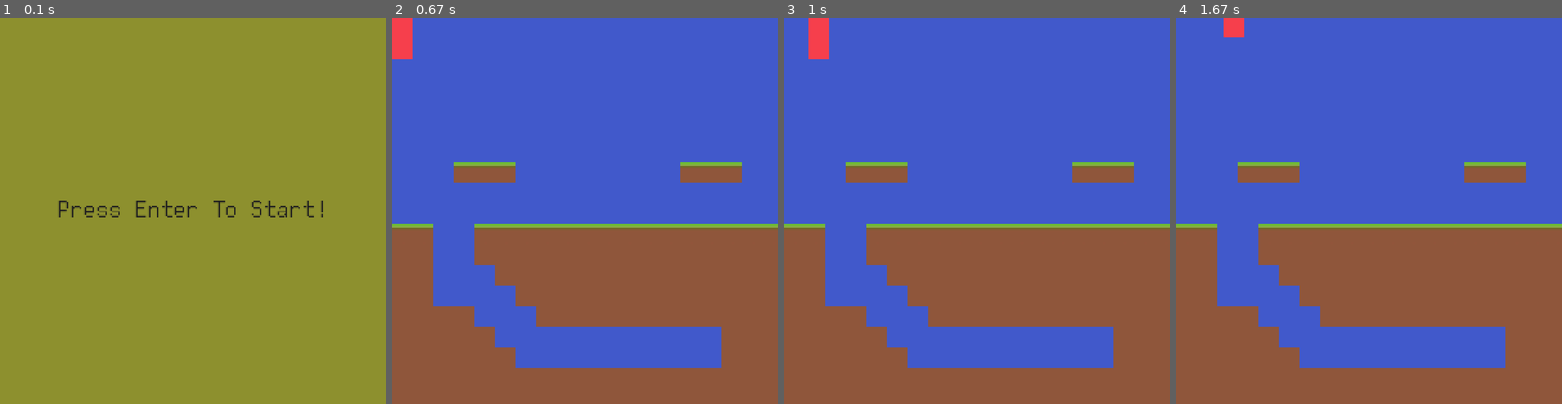
Above: before the commit, frames 1-4 (left to right).
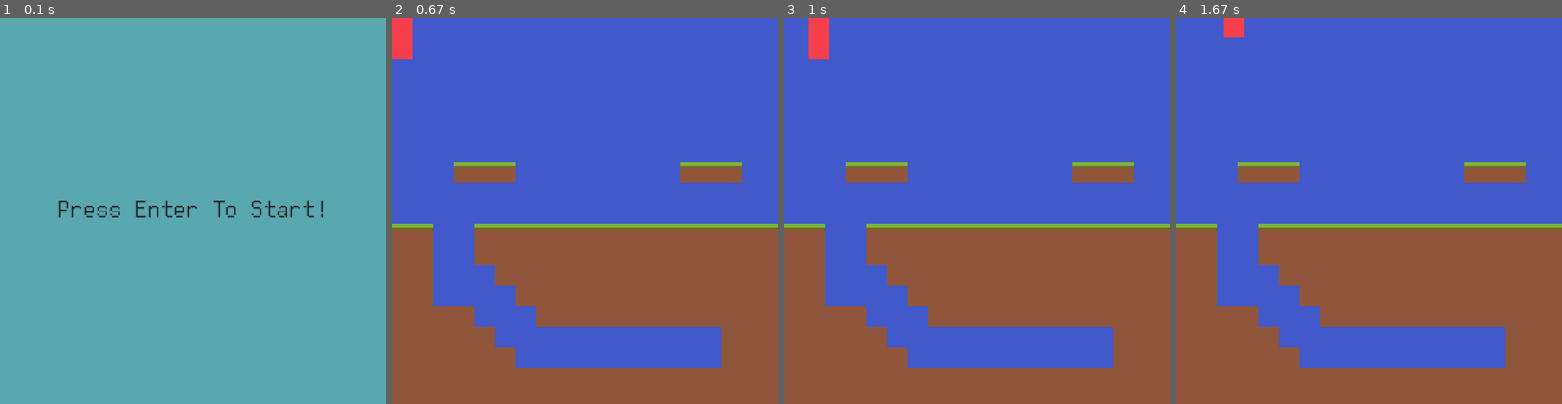
Above: after the commit, the same moments.

Repository: Sweetkubuni/pygame_jam
Game: pygame game, started from hub.py
The game is run twice, just before and just after one commit, with the same random seed, the same clock (stepped at 60 frames per second) and the same inputs.
Inputs:
- Up to frame 1 (0.1 s): no input
- Up to frame 2 (0.67 s): tap Enter at 0.33 s
- Up to frame 3 (1 s): hold Right from 0.67 s (still down)
- Up to frame 4 (1.67 s): release Right at 1.13 s; hold Up 1.17-1.47 s; hold Right from 1.5 s (still down)

The runs differ from the first frame. In frame 1, 100% of the frame differs, in the area x 0-100%, y 0-100%; in frame 2, nothing differs; in frame 3, nothing differs; in frame 4, nothing differs.

Commit message:
Update mainmenu.py

Diff:
--- a/states/mainmenu.py
+++ b/states/mainmenu.py
@@ -27,5 +27,5 @@
 
     def render(self):
         """Render the menu state."""
-        self.game.game_canvas.fill(colours["green"]) #temporary
+        self.game.game_canvas.fill(colours["cyan"]) #temporary
         self.all_sprites.draw(self.game.game_canvas)
